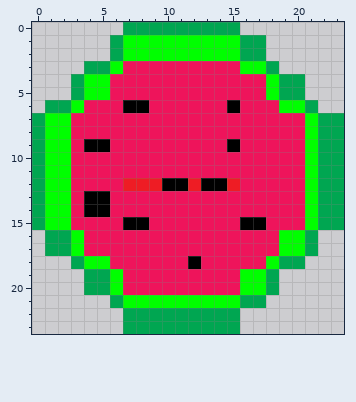
Pixel-art sprite -- sprites/spr_ball/layers/2b1da3bb-974a-4806-8139-511a3c422b2b/6c18b572-a77c-4f7a-9a7a-0bd608905a49.png. The first picture shows the starting point.
The file is 24x24 pixels.
And afterwards:
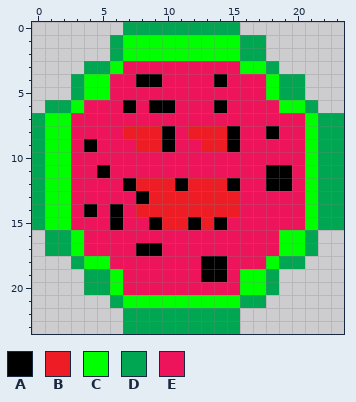
Palette (. is transparent): A #000000  B #ee1c24  C #00ff00  D #00a651  E #ee145b
Diff:
@@ x 0..23 @@
  3 ....DDCEEEEEEEEECCD.....
- 4 ...DCCEEEEEEEEEEEECDD...
+ 4 ...DCCEEAAEEEEAEEECDD...
  5 ...DCCEEEEEEEEEEEECDD...
- 6 .DDCEEEAAEEEEEEAEEECCD..
+ 6 .DDCEEEAEAAEEEAEEEECCD..
  7 DCCEEEEEEEEEEEEEEEEEECDD
- 8 DCCEEEEEEEEEEEEEEEEEECDD
- 9 DCCEAAEEEEEEEEEAEEEEECDD
+ 8 DCCEEEEBBBAEBBBAEEAEECDD
+ 9 DCCEAEEEBBAEEBBAEEEEECDD
 10 DCCEEEEEEEEEEEEEEEEEECDD
-11 DCCEEEEEEEEEEEEEEEEEECDD
-12 DCCEEEEBBBAABAABEEEEECDD
-13 DCCEAAEEEEEEEEEEEEEEECDD
-14 DCCEAAEEEEEEEEEEEEEEECDD
-15 DCCEEEEAAEEEEEEEAAEEECDD
+11 DCCEEAEEEEEEEEEEEEAAECDD
+12 DCCEEEEABBBABBBAEEAAECDD
+13 DCCEEEEEABBBBBBBEEEEECDD
+14 DCCEAEAEBBBBBBBBEEEEECDD
+15 DCCEEEAEEABBABAEEEEEECDD
 16 .DDCEEEEEEEEEEEEEEECCD..
-17 .DDCEEEEEEEEEEEEEEECCD..
-18 ...DCCEEEEEEAEEEEECDD...
-19 ....DDCEEEEEEEEECCD.....
+17 .DDCEEEEAAEEEEEEEEECCD..
+18 ...DCCEEEEEEEAAEEECDD...
+19 ....DDCEEEEEEAAECCD.....
 20 ....DDCEEEEEEEEECCD.....
Pixel boxes of the changes (left, top, right, bottom) in both pictures:
changed: (84, 74, 292, 282)
